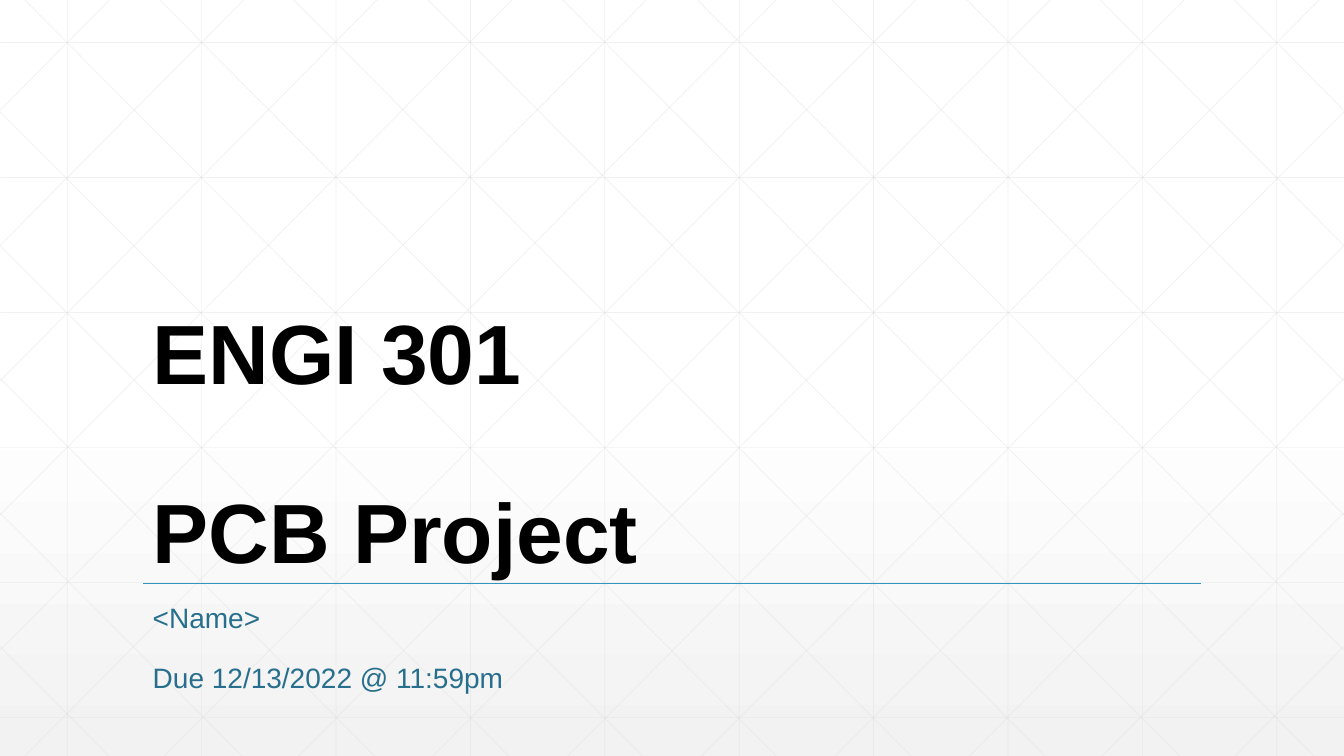
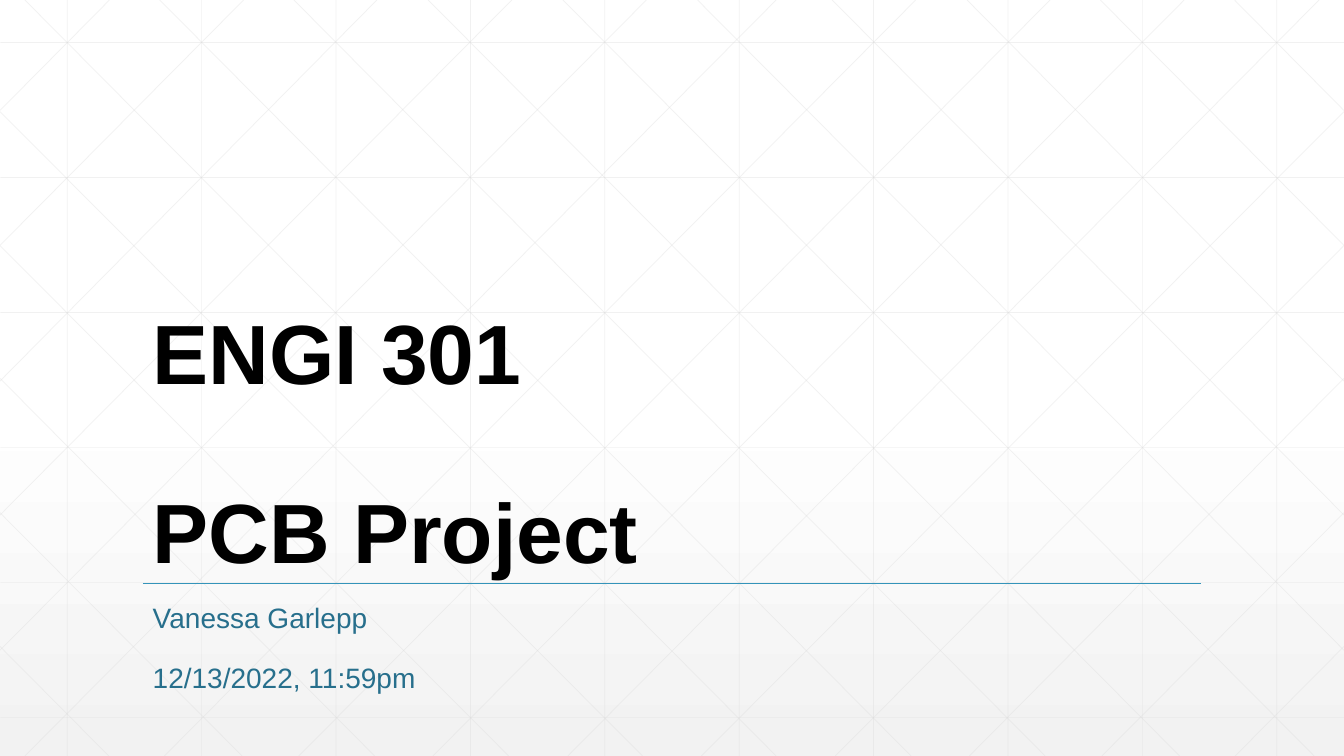
Before and after one commit to vgarlepp/project_02_ENGI301, a slide deck: slide 1 of docs/ENGI301_project_02_Garlepp.pptx. Drawn at 1344x756 pixels with LibreOffice and Linux fonts; fonts in the diff are those of the drawing. Boxes give left, top, right and bottom in pixels: in the first picture for what was removed or moved away, otherwise in the second. Text is boxed around its words. In the diff, an @@ line names an element or a change of style, - is before the commit and + after.

Commit message:
ppt edits

```diff
--- a/docs/ENGI301_project_02_Garlepp.pptx
+++ b/docs/ENGI301_project_02_Garlepp.pptx
@@ subtitle at [153, 607, 415, 693]: text changed @@
-<Name>
-Due 12/13/2022 @ 11:59pm
+Vanessa Garlepp
+12/13/2022, 11:59pm
```
Also in this commit, not shown: 1 slide added, 1 slide removed, 2 other files.
